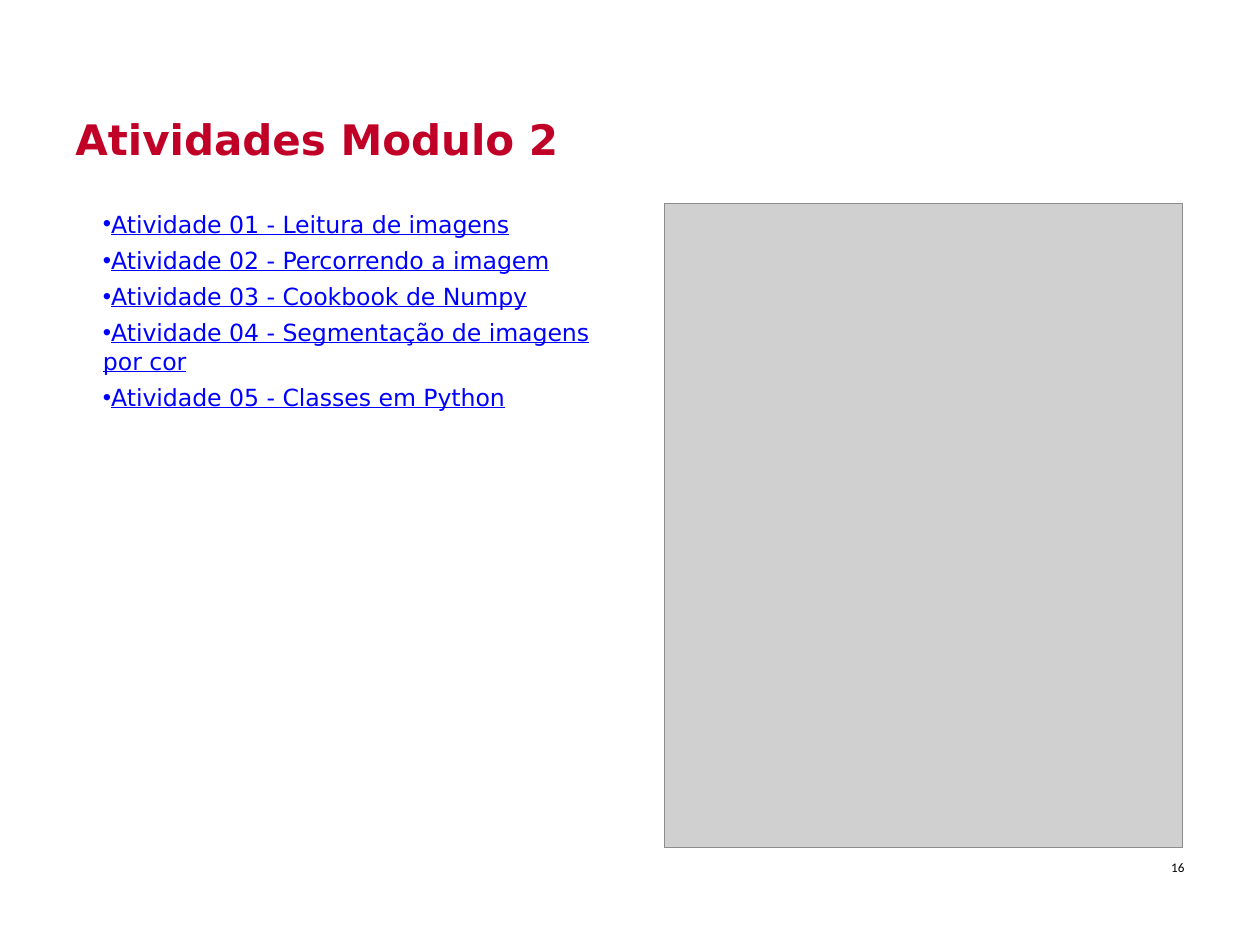
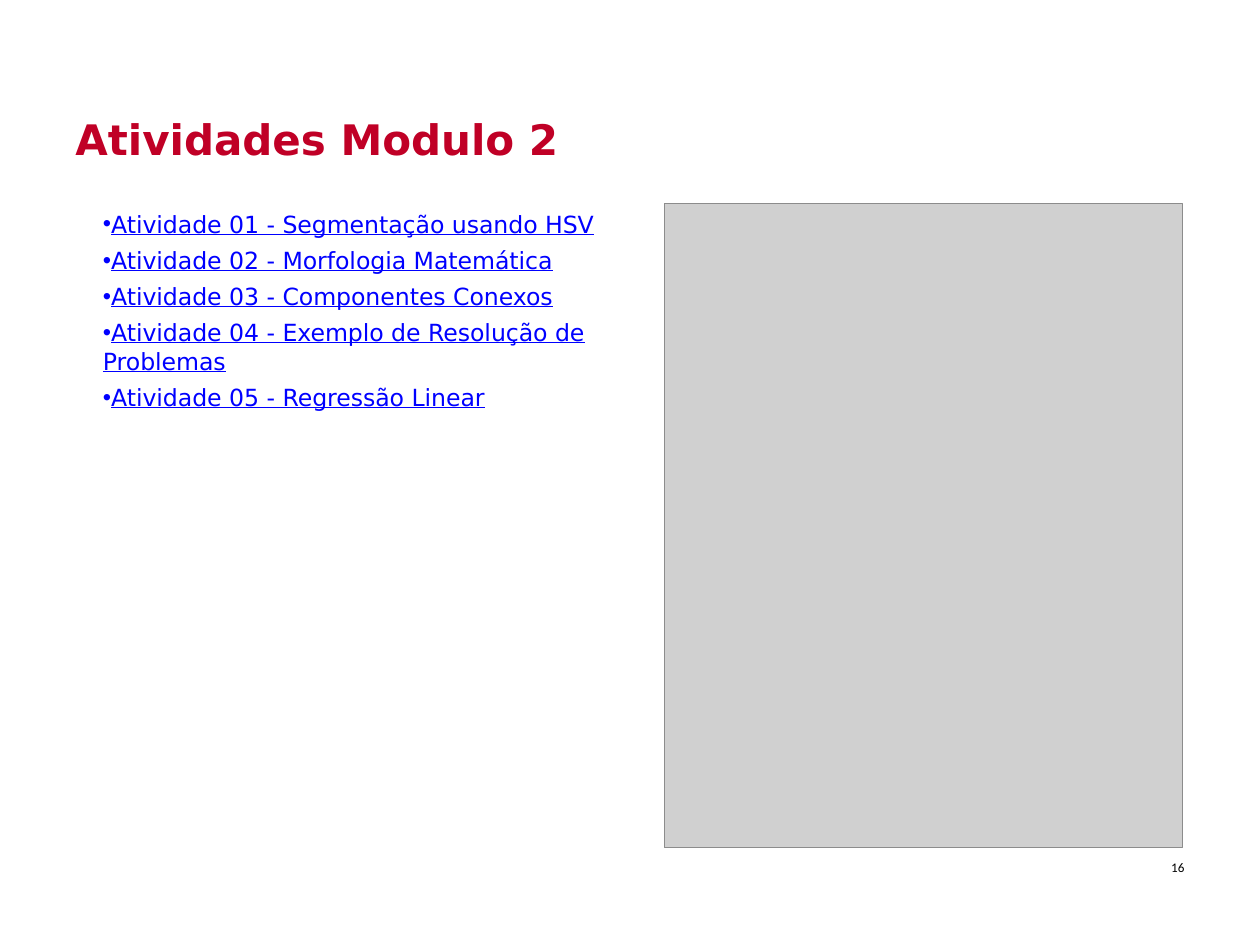
Before and after one commit to Insper/robotica-computacional, a slide deck: slide 16 of docs/modulos/02-modelo-de-camera/slides.pptx. Drawn at 1260x945 pixels with LibreOffice and Linux fonts; fonts in the diff are those of the drawing; grey boxes stand for pictures; background and template pictures are left out. Boxes give left, top, right and bottom in pixels: in the first picture for what was removed or moved away, otherwise in the second. Text is boxed around its words. In the diff, an @@ line names an element or a change of style, - is before the commit and + after.

Commit message:
slides

```diff
--- a/docs/modulos/02-modelo-de-camera/slides.pptx
+++ b/docs/modulos/02-modelo-de-camera/slides.pptx
@@ text at box(103, 214, 594, 411): text changed @@
-• Atividade 01 - Leitura de imagens
-• Atividade 02 - Percorrendo a imagem
-• Atividade 03 - Cookbook de Numpy
-• Atividade 04 - Segmentação de imagens por cor
-• Atividade 05 - Classes em Python
+• Atividade 01 - Segmentação usando HSV
+• Atividade 02 - Morfologia Matemática
+• Atividade 03 - Componentes Conexos
+• Atividade 04 - Exemplo de Resolução de Problemas
+• Atividade 05 - Regressão Linear
```
Also in this commit, not shown: 1 other file.
